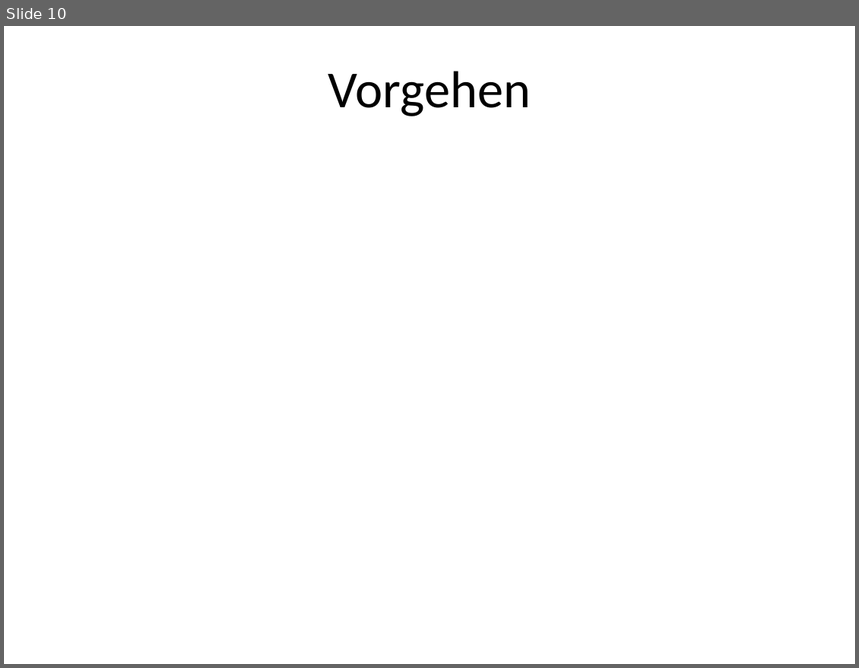
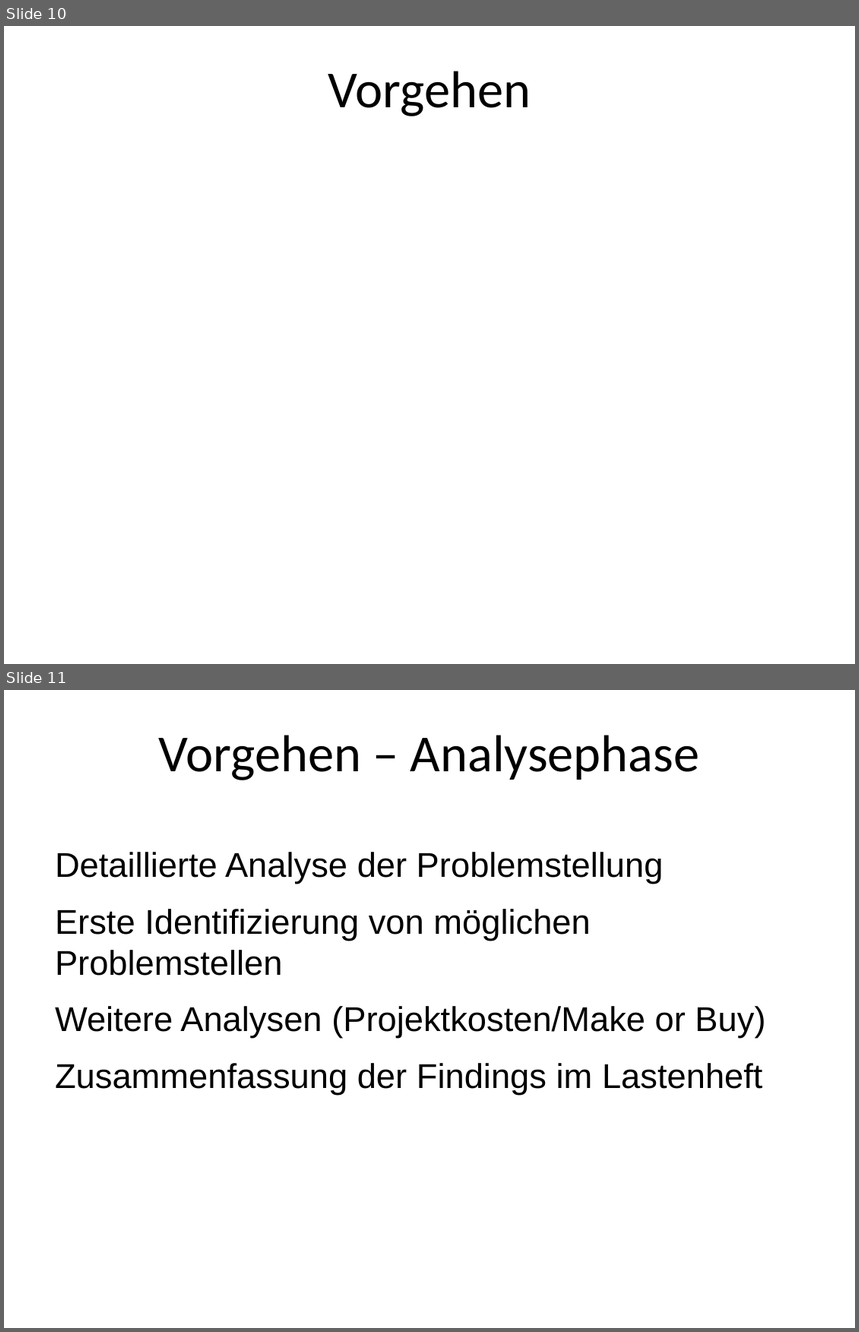
Before and after one commit to TrialAnd404/MyRepo, a slide deck: ZitatErfassung2.odp. Shown one above the other, each under a label of ours: slide 10 before the commit, slides 10 and 11 after it. The pictures are 859x668 and 859x1332 pixels, drawn with LibreOffice and Linux fonts; fonts in the diff are those of the drawing; background and template pictures are left out. Boxes give left, top, right and bottom in pixels: in the first picture for what was removed or moved away, otherwise in the second. Text is boxed around its words. In the diff, an @@ line names an element or a change of style, - is before the commit and + after.

```diff
--- a/ZitatErfassung2.odp
+++ b/ZitatErfassung2.odp
@@ slide 11 added at (4,690,855,1328), background picture (left out) @@
@@ title added at (158,735,699,780), 44 pt, text #000000 @@
+Vorgehen – Analysephase
@@ text added at (55,852,766,1095), 29.1 pt, text #000000 @@
+Detaillierte Analyse der Problemstellung
+Erste Identifizierung von möglichen Problemstellen
+Weitere Analysen (Projektkosten/Make or Buy)
+Zusammenfassung der Findings im Lastenheft
```
Also in this commit, not shown: 9 slides changed, 5 other slides added, 5 slides removed, 1 other file.
